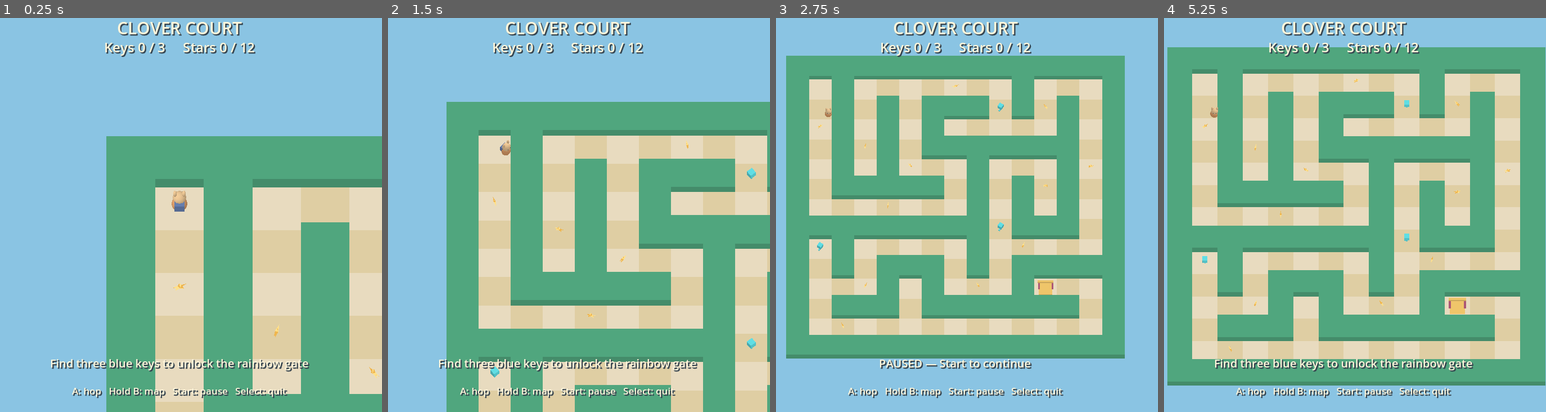
Above: before the commit, frames 1-4 (left to right).
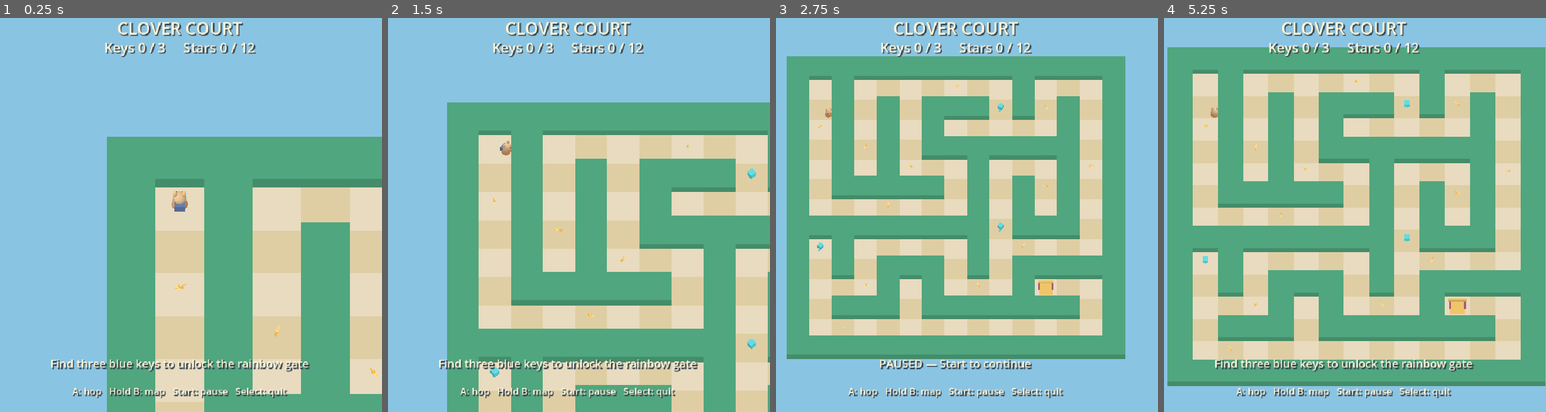
Above: after the commit, the same moments.

Repository: J-u-s-t-J-o-s-h/emuelec-usb-ssh
Game: Godot game, scene res://main.tscn
Same seed, same stepped clock (60 frames per second), same inputs: the game is played once before the commit and once after it.
Inputs:
- Up to frame 1 (0.25 s): no input
- Up to frame 2 (1.5 s): tap Enter at 0.5 s; hold Right 0.53-1.28 s; hold Backspace 0.53-1.28 s; tap Space at 0.77 s; hold Down from 1.28 s (still down); tap Backspace at 1.35 s
- Up to frame 3 (2.75 s): tap Space at 1.52 s; release Down at 2.03 s; hold Right from 2.03 s (still down); hold Backspace from 2.03 s (still down); tap P at 2.1 s
- Up to frame 4 (5.25 s): release Right at 2.78 s; release Backspace at 2.78 s; hold Up 2.78-3.53 s; tap Enter at 2.85 s; tap Space at 3.02, 3.77, 4.52 s; tap Backspace at 3.05, 4.35 s; hold Backspace 3.53-4.28 s; hold Left 3.53-5.03 s; hold Down from 5.03 s (still down); hold Backspace from 5.03 s (still down); tap P at 5.1 s

The runs differ from the first frame. In frame 1, 2.0% of the frame differs, in the area x 13-100%, y 1-100%; in frame 2, 2.7%; in frame 3, 3.0%; in frame 4, 3.3%, in the area x 0-100%, y 1-97%.

Commit message:
Reach 60 FPS with scaled rendering and correct HUD layout

Diff:
--- a/godot/startrail-maze/project/main.gd
+++ b/godot/startrail-maze/project/main.gd
@@ -48,6 +48,9 @@
 		var config := ConfigFile.new()
 		if config.load(SAVE) == OK:
 			stage = clampi(int(config.get_value("maze","stage",0)),0,2)
+	for arg in OS.get_cmdline_user_args():
+		if arg.begins_with("--benchmark-stage="):
+			stage = clampi(int(arg.get_slice("=",1)),0,2)
 	_generate_maze()
 	location = _point(Vector2i(1,1))
 	benchmark = "--benchmark" in OS.get_cmdline_user_args()
@@ -67,7 +70,7 @@
 	add_child(camera)
 	_position_camera(1.0, true)
 	_update_hud()
-	print("MAZE_READY ticks_ms=%d stars=%d" % [Time.get_ticks_msec(), STAR_POINTS.size()])
+	print("MAZE_READY ticks_ms=%d stars=%d startup_viewport=%s stage=%d" % [Time.get_ticks_msec(), STAR_POINTS.size(),get_viewport().size,stage])
 	if "--self-test" in OS.get_cmdline_user_args():
 		call_deferred("_self_test")
 
@@ -261,7 +264,7 @@
 		get_tree().quit(0)
 
 func _position_camera(delta: float, snap := false) -> void:
-	var overview := Input.is_key_pressed(KEY_BACKSPACE)
+	var overview := Input.is_key_pressed(KEY_BACKSPACE) or (benchmark and "--benchmark-map" in OS.get_cmdline_user_args())
 	var target := Vector3.ZERO if overview else Vector3(location.x,0.0,location.y)
 	var desired := target+Vector3(0,30,16)
 	camera.size = lerpf(camera.size,54.0 if overview else 25.0,1.0-exp(-delta*8.0))
@@ -407,6 +410,7 @@
 
 func _build_hud() -> void:
 	var hud := CanvasLayer.new()
+	hud.scale = Vector2.ONE*(float(ProjectSettings.get_setting("display/window/size/viewport_width"))/720.0)
 	add_child(hud)
 	title = _label("STARTRAIL MAZE",16,30)
 	hud.add_child(title)
--- a/godot/startrail-maze/project/project.godot
+++ b/godot/startrail-maze/project/project.godot
@@ -7,11 +7,11 @@
 boot_splash/show_image=false
 boot_splash/bg_color=Color(0.38, 0.67, 0.37, 1)
 [display]
-window/size/viewport_width=720
-window/size/viewport_height=720
+window/size/viewport_width=600
+window/size/viewport_height=600
 window/size/window_width_override=720
 window/size/window_height_override=720
-window/stretch/mode="canvas_items"
+window/stretch/mode="viewport"
 [rendering]
 renderer/rendering_method="gl_compatibility"
 renderer/rendering_method.mobile="gl_compatibility"
Not shown, changed: docs/project-status.md
Not shown, added: godot/startrail-maze/evidence/device-600.log
Not shown, added: godot/startrail-maze/evidence/device-controls-initial.log
Not shown, added: godot/startrail-maze/evidence/device-surfaces.log
Not shown, changed: godot/startrail-maze/evidence/pc-self-test.log
Not shown, added: godot/startrail-maze/test-suite.sh
